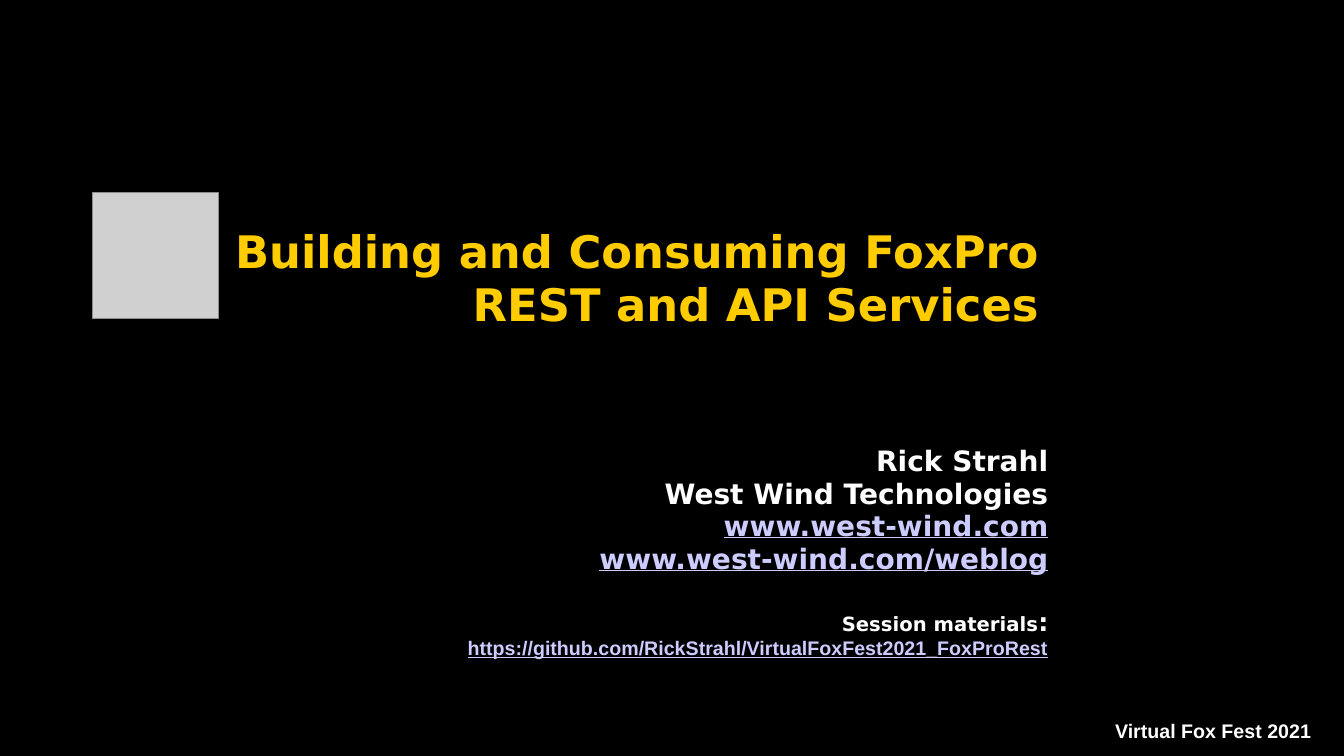
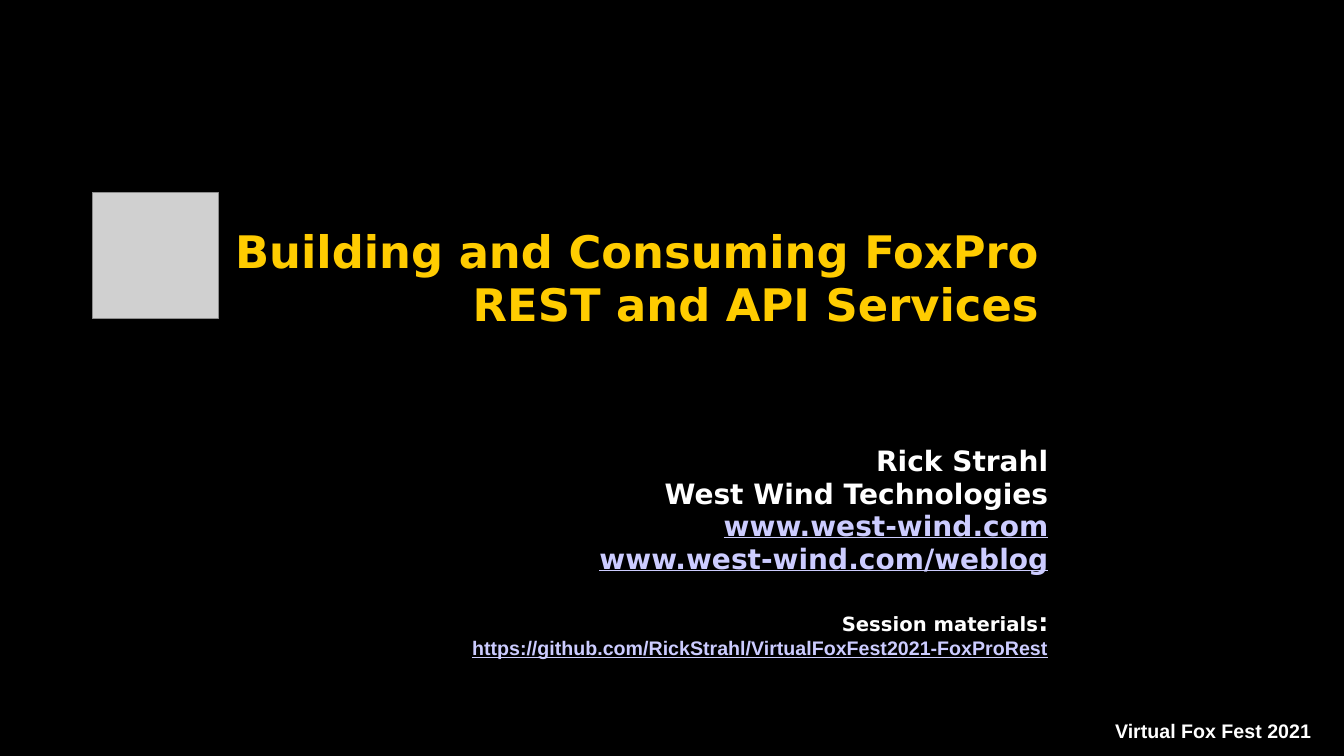
Before and after one commit to RickStrahl/VirtualFoxFest2021-FoxProRest, a slide deck: slide 1 of Documents/Strahl_FoxProREST.pptx. Drawn at 1344x756 pixels with LibreOffice and Linux fonts; fonts in the diff are those of the drawing; grey boxes stand for pictures; background and template pictures are left out. Boxes give left, top, right and bottom in pixels: in the first picture for what was removed or moved away, otherwise in the second. Text is boxed around its words. In the diff, an @@ line names an element or a change of style, - is before the commit and + after.

```diff
--- a/Documents/Strahl_FoxProREST.pptx
+++ b/Documents/Strahl_FoxProREST.pptx
@@ text at [472,640,1047,659]: text changed @@
-https://github.com/RickStrahl/VirtualFoxFest2021_FoxProRest
+https://github.com/RickStrahl/VirtualFoxFest2021-FoxProRest
```
Also in this commit, not shown: 22 slides removed, 31 other files.
